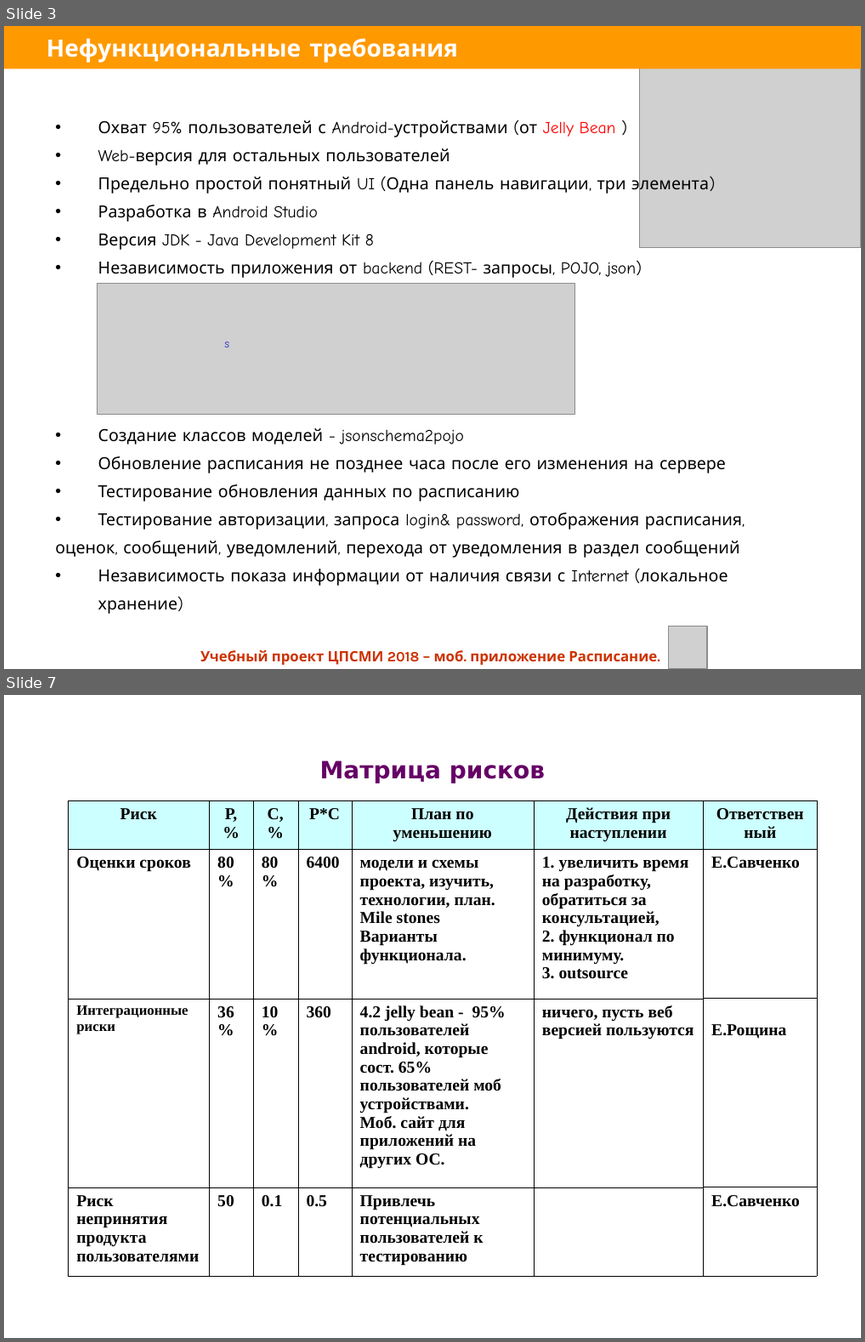
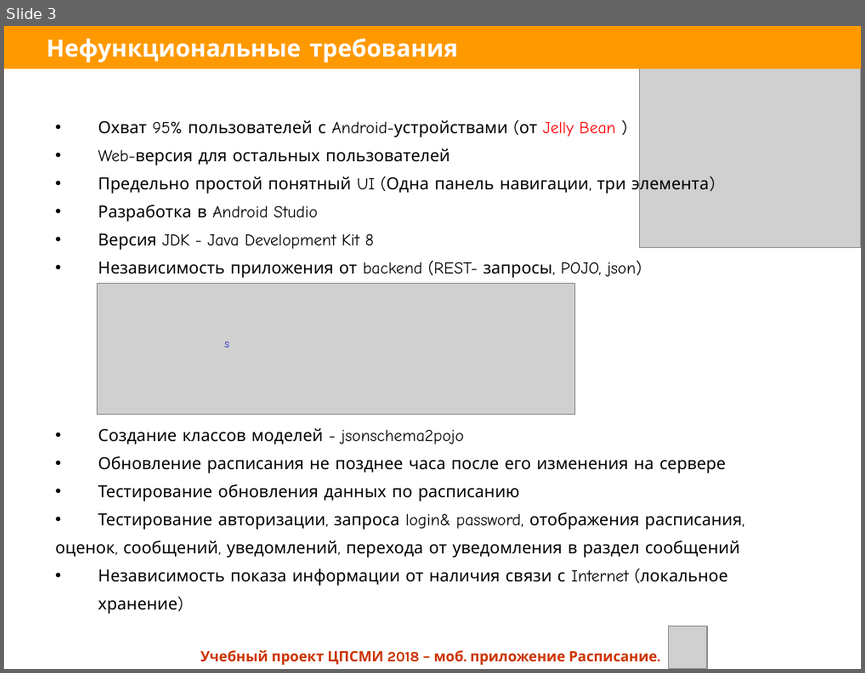
Before and after one commit to elena-roshchina/schedule-cpsmi, a slide deck: Itinerary2.ppt. Shown one above the other, each under a label of ours: slides 3 and 7 before the commit, slide 3 after it; the slides between them are not shown. The pictures are 865x1342 and 865x673 pixels, drawn with LibreOffice and Linux fonts; fonts in the diff are those of the drawing; grey boxes stand for pictures. Boxes give left, top, right and bottom in pixels: in the first picture for what was removed or moved away, otherwise in the second. Text is boxed around its words. In the diff, an @@ line names an element or a change of style, - is before the commit and + after.

```diff
--- a/Itinerary2.ppt
+++ b/Itinerary2.ppt
@@ slide 7 removed at (x1=4, y1=695, x2=861, y2=1338), background #FFFFFF @@
@@ title removed at (x1=320, y1=760, x2=545, y2=783) @@
-Матрица рисков
@@ table removed at (x1=69, y1=800, x2=818, y2=1269), 4 rows, 7 columns @@
-Риск | Р, % | С, % | Р*С | План по уменьшению | Действия при наступлении | Ответственный
-Оценки сроков | 80% | 80% | 6400 | модели и схемы проекта, изучить, технологии, план. Mile stones / Варианты функционала. | 1. увеличить время на разработку, обратиться за консультацией, / 2. функционал по минимуму. / 3. outsource | Е.Савченко
-Интеграционные риски | 36% | 10% | 360 | 4.2 jelly bean - 95% пользователей android, которые сост. 65% пользователей моб устройствами. / Моб. сайт для приложений на других ОС. | ничего, пусть веб версией пользуются | Е.Рощина
-Риск непринятия продукта пользователями | 50 | 0.1 | 0.5 | Привлечь потенциальных пользователей к тестированию |  | Е.Савченко
```
Also in this commit, not shown: 3 slides changed, 4 slides added, 4 other slides removed.
